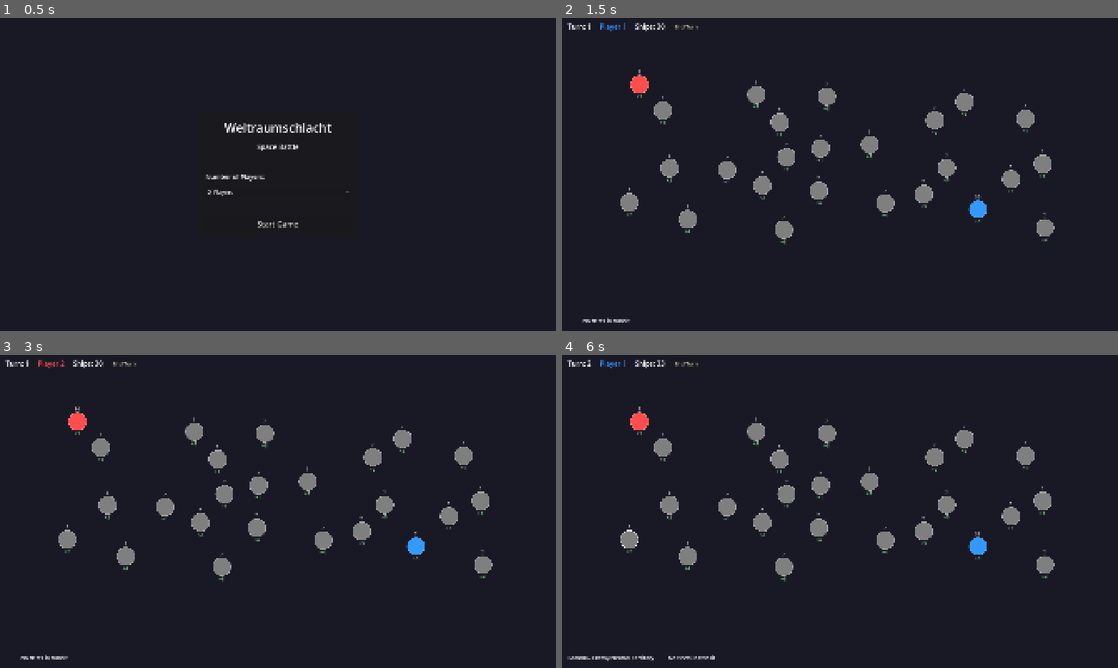
Above: before the commit, frames 1-4 (two rows, left to right).
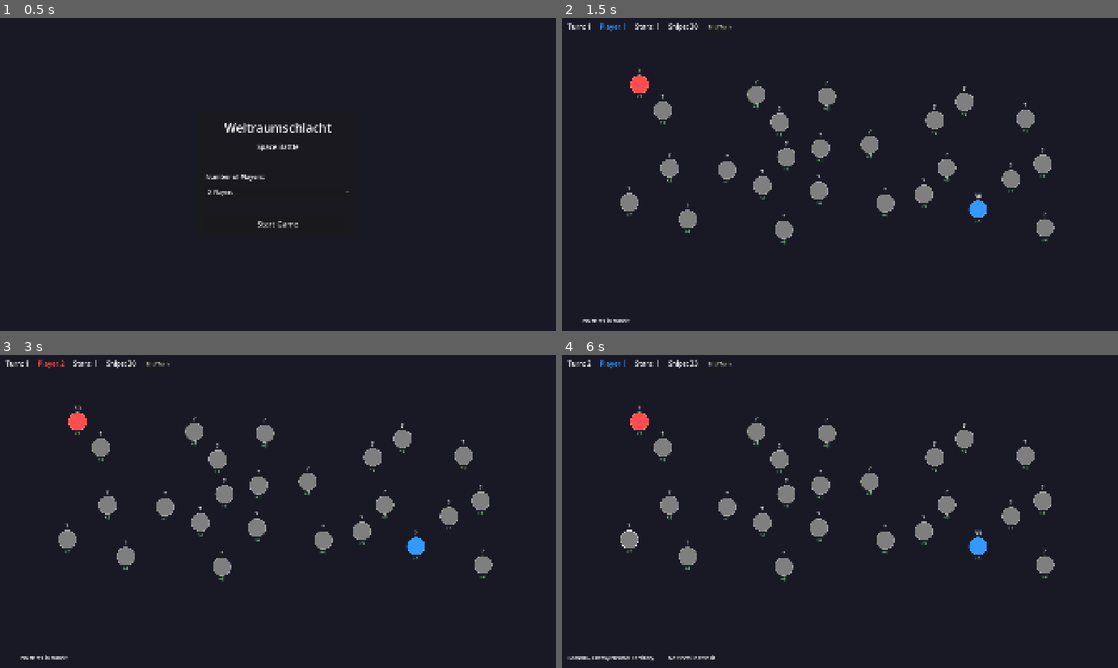
Above: after the commit, the same moments.

Repository: chrbayer/wrs
Game: Godot game, scene res://scenes/main.tscn
The game is run twice, just before and just after one commit, with the same random seed, the same clock (stepped at 60 frames per second) and the same inputs.
Inputs (mouse positions are in pixels of both pictures, inside the frame that each line leads up to):
- Up to frame 1 (0.5 s): no input
- Up to frame 2 (1.5 s): click "Start Game" at 0.5 s; click "Continue" at 1.25 s
- Up to frame 3 (3 s): click "End Turn" at 2 s; click "Continue" at 2.75 s
- Up to frame 4 (6 s): click "End Turn" at 3.5 s; click "End Turn" at 4.25 s; click "Continue" at 5 s; tap Enter at 5.75 s; move the mouse to (628, 539) at 5.77 s; click (628, 539) at 5.92 s

Frame 1 is identical in both runs. In frame 2, 0.3% of the frame differs, in the area x 11-88%, y 1-64%; in frame 3, 0.3%; in frame 4, 0.3%.

Commit message:
Add UI improvements and fix combat report for reinforcements
- Add separate "Stars" counter in top bar next to ship count
- Increase fighter count label font size above star systems
- Add U-05 requirement for minimum edge distance
- Add Parameters section to requirements documentation
- Fix: No longer show combat report for reinforcements without combat
- Fix typos in German specification

Co-Authored-By: Claude Opus 4.5 <noreply@anthropic.com>

Diff:
--- a/scenes/main.tscn
+++ b/scenes/main.tscn
@@ -26,6 +26,11 @@
 theme_override_font_sizes/font_size = 24
 text = "Player 1"
 
+[node name="StarCountLabel" type="Label" parent="HUD/TopBar"]
+layout_mode = 2
+theme_override_font_sizes/font_size = 24
+text = "Stars: 0"
+
 [node name="ShipCountLabel" type="Label" parent="HUD/TopBar"]
 layout_mode = 2
 theme_override_font_sizes/font_size = 24
--- a/scenes/star_system.tscn
+++ b/scenes/star_system.tscn
@@ -11,10 +11,11 @@
 [node name="CollisionShape2D" type="CollisionShape2D" parent="Area2D"]
 
 [node name="Label" type="Label" parent="."]
-offset_left = -30.0
-offset_top = -55.0
-offset_right = 30.0
+offset_left = -40.0
+offset_top = -60.0
+offset_right = 40.0
 offset_bottom = -35.0
+theme_override_font_sizes/font_size = 20
 horizontal_alignment = 1
 vertical_alignment = 1
 
--- a/scripts/combat.gd
+++ b/scripts/combat.gd
@@ -102,7 +102,6 @@
 	# If system owner has arriving reinforcements, add them first
 	if arriving_fleets.has(system_owner):
 		result["remaining"] += arriving_fleets[system_owner]
-		result["log"].append("Reinforcements arrived: +%d fighters" % arriving_fleets[system_owner])
 		arriving_fleets.erase(system_owner)
 
 	# Process each attacking force
--- a/scripts/main.gd
+++ b/scripts/main.gd
@@ -27,6 +27,7 @@
 @onready var systems_container: Node2D = $SystemsContainer
 @onready var turn_label: Label = $HUD/TopBar/TurnLabel
 @onready var player_label: Label = $HUD/TopBar/PlayerLabel
+@onready var star_count_label: Label = $HUD/TopBar/StarCountLabel
 @onready var ship_count_label: Label = $HUD/TopBar/ShipCountLabel
 @onready var end_turn_button: Button = $HUD/TopBar/EndTurnButton
 @onready var fleet_info_label: Label = $HUD/BottomBar/FleetInfoLabel
@@ -219,8 +220,10 @@
 	player_label.text = players[current_player].player_name
 	player_label.add_theme_color_override("font_color", players[current_player].color)
 
-	# Update total ship count
+	# Update star and ship count
+	var total_stars = systems.filter(func(s): return s.owner_id == current_player).size()
 	var total_ships = _get_player_total_ships(current_player)
+	star_count_label.text = "Stars: %d" % total_stars
 	ship_count_label.text = "Ships: %d" % total_ships
 
 	# Update fleet info
Not shown, changed: REQUIREMENTS.md
Not shown, changed: Spezifikation.md
